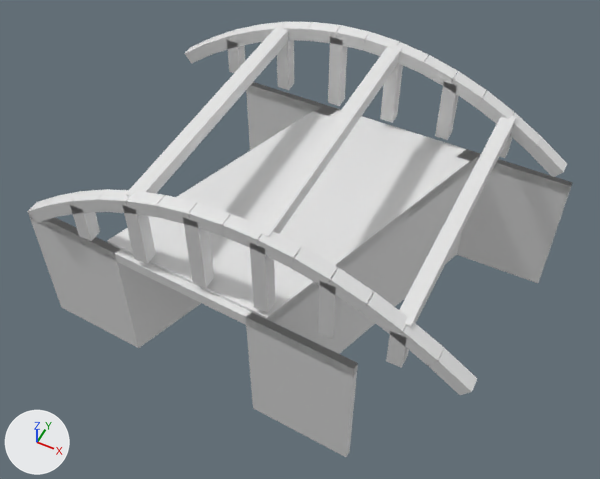
Renders of the glTF model models/venlo/venlo-brug-2a3bfd38/venlo-brug-2a3bfd38.glb from each side of a commit.
Before and after are seen from a camera (50 mm lens) standing at (16.5, -33.7, 37.9) and looking at (0.3, -1.4, -2.6). The axes (+X, +Y, +Z) are drawn at lower left. The lights are the same throughout. The first picture is the older version.

Objects in the first picture: 'building:boog', 'building:boog 2', 'building:windverband', 'road:dek', 'road:landhoofd', 'road:landhoofd 2', 'road:spoorbaan'.
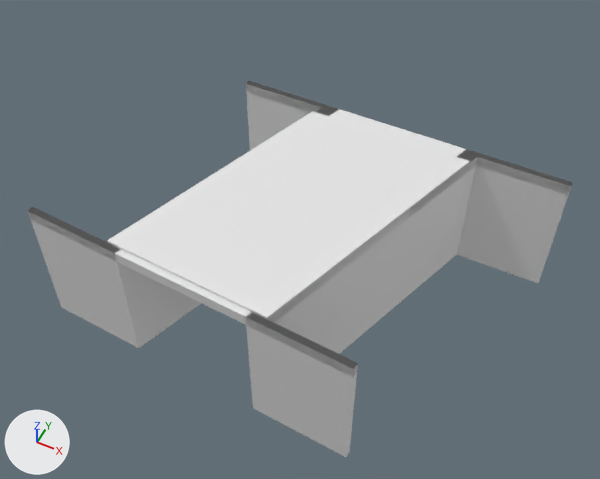
What differs and where, as boxes (x1, y1, x2, y2) in the pictures (600 x 479 px):
'building:boog 2', deleted
    before: (27, 189, 477, 395)
'building:windverband', deleted
    before: (126, 24, 516, 328)
'building:boog', deleted
    before: (184, 22, 567, 177)

Diff of the bpy script that builds the scene:
```diff
--- a/models/venlo/venlo-brug-2a3bfd38/venlo-brug-2a3bfd38.glb.py
+++ b/models/venlo/venlo-brug-2a3bfd38/venlo-brug-2a3bfd38.glb.py
@@ ob_building_boog @@
-ob_building_boog = bpy.data.objects.new('building:boog', me_boog)
-ob_building_boog.location = (0.0, 0.0, 0.0)
@@ ob_building_boog_2 @@
-ob_building_boog_2 = bpy.data.objects.new('building:boog 2', me_boog_2)
-ob_building_boog_2.location = (0.0, 0.0, 0.0)
@@ ob_building_windverband @@
-ob_building_windverband = bpy.data.objects.new('building:windverband', me_windverband)
-ob_building_windverband.location = (0.0, 0.0, 0.0)
```
